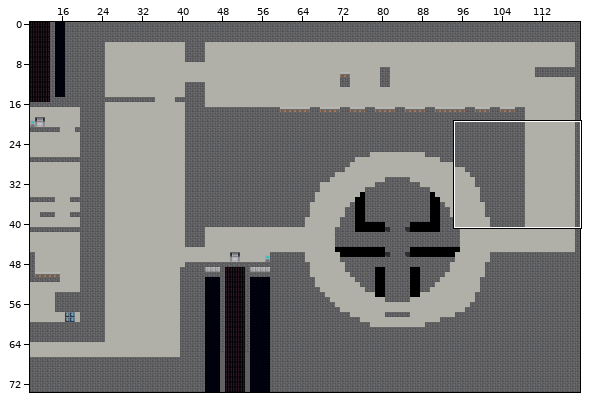
Two versions of a level (Tiled map, assets/dat/level7.tmx). Above, an overview of the earlier version with the close-up marked.
Close-up. Earlier state:
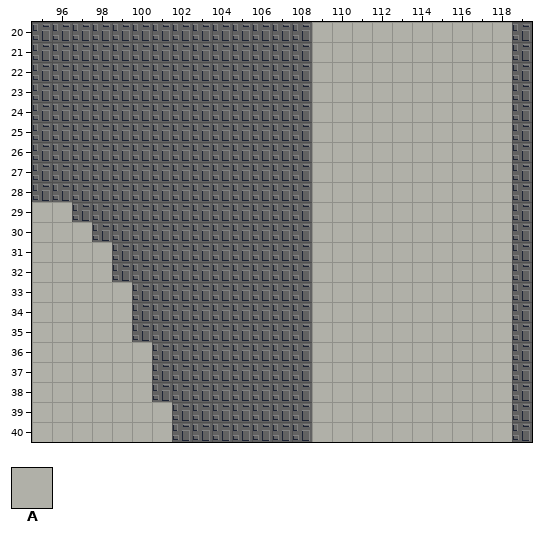
Cells are 20x20 px. Shown: x 95..119, y 20..40. The commit also changed other parts of the map, which this record leaves out. Tiles whose own drawing changed are shown in their newer look in all pictures.
Key: from "defTile": A 21.
_ is an empty cell, # one hidden under a higher layer.
Layers that did not change in this view are not listed.
Layer "bg" before, first column x 95:
20 ##############AAAAAAAAAA#
21 ##############AAAAAAAAAA#
22 ##############AAAAAAAAAA#
23 ##############AAAAAAAAAA#
24 ##############AAAAAAAAAA#
25 ##############AAAAAAAAAA#
26 ##############AAAAAAAAAA#
27 ##############AAAAAAAAAA#
28 ##############AAAAAAAAAA#
29 AA############AAAAAAAAAA#
30 AAA###########AAAAAAAAAA#
31 AAAA##########AAAAAAAAAA#
32 AAAA##########AAAAAAAAAA#
33 AAAAA#########AAAAAAAAAA#
34 AAAAA#########AAAAAAAAAA#
35 AAAAA#########AAAAAAAAAA#
36 AAAAAA########AAAAAAAAAA#
37 AAAAAA########AAAAAAAAAA#
38 AAAAAA########AAAAAAAAAA#
39 AAAAAAA#######AAAAAAAAAA#
40 AAAAAAA#######AAAAAAAAAA#
And afterwards:
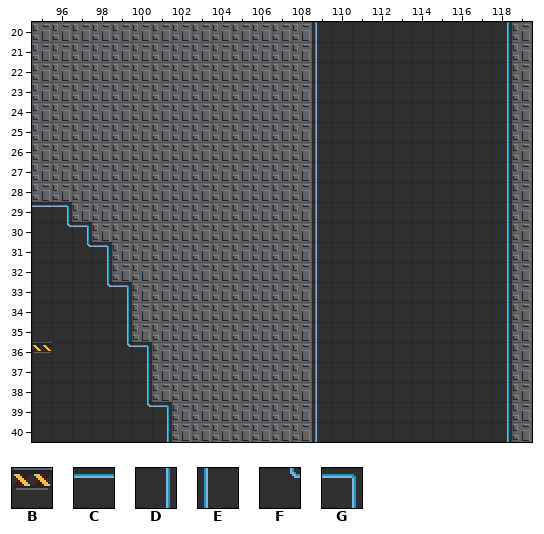
Further tiles: from "defTile": B 6, C 25, D 26, E 44, F 61, G 77.
Tiles of an added or newly shown layer are drawn over the layers below it.
Edits made:
Layer "bg":
y 20..28: x 109..118 AAAAAAAAAA -> E________D
y 29: x 95..96 AA -> CG; x 109..118 AAAAAAAAAA -> E________D
y 30: x 95..97 AAA -> _FG; x 109..118 AAAAAAAAAA -> E________D
y 31: x 95..98 AAAA -> __FG; x 109..118 AAAAAAAAAA -> E________D
y 32: x 95..98 AAAA -> ___D; x 109..118 AAAAAAAAAA -> E________D
y 33: x 95..99 AAAAA -> ___FG; x 109..118 AAAAAAAAAA -> E________D
y 34..35: x 95..99 AAAAA -> ____D; x 109..118 AAAAAAAAAA -> E________D
y 36: x 95..100 AAAAAA -> ____FG; x 109..118 AAAAAAAAAA -> E________D
y 37..38: x 95..100 AAAAAA -> _____D; x 109..118 AAAAAAAAAA -> E________D
y 39: x 95..101 AAAAAAA -> _____FG; x 109..118 AAAAAAAAAA -> E________D
y 40: x 95..101 AAAAAAA -> ______D; x 109..118 AAAAAAAAAA -> E________D
Layer "js" (now shown):
y 36: x 95 _ -> B
Pixel boxes of the changes (left, top, right, bottom) in both close-ups:
changed: (312, 22, 512, 442)
changed: (32, 202, 172, 442)
